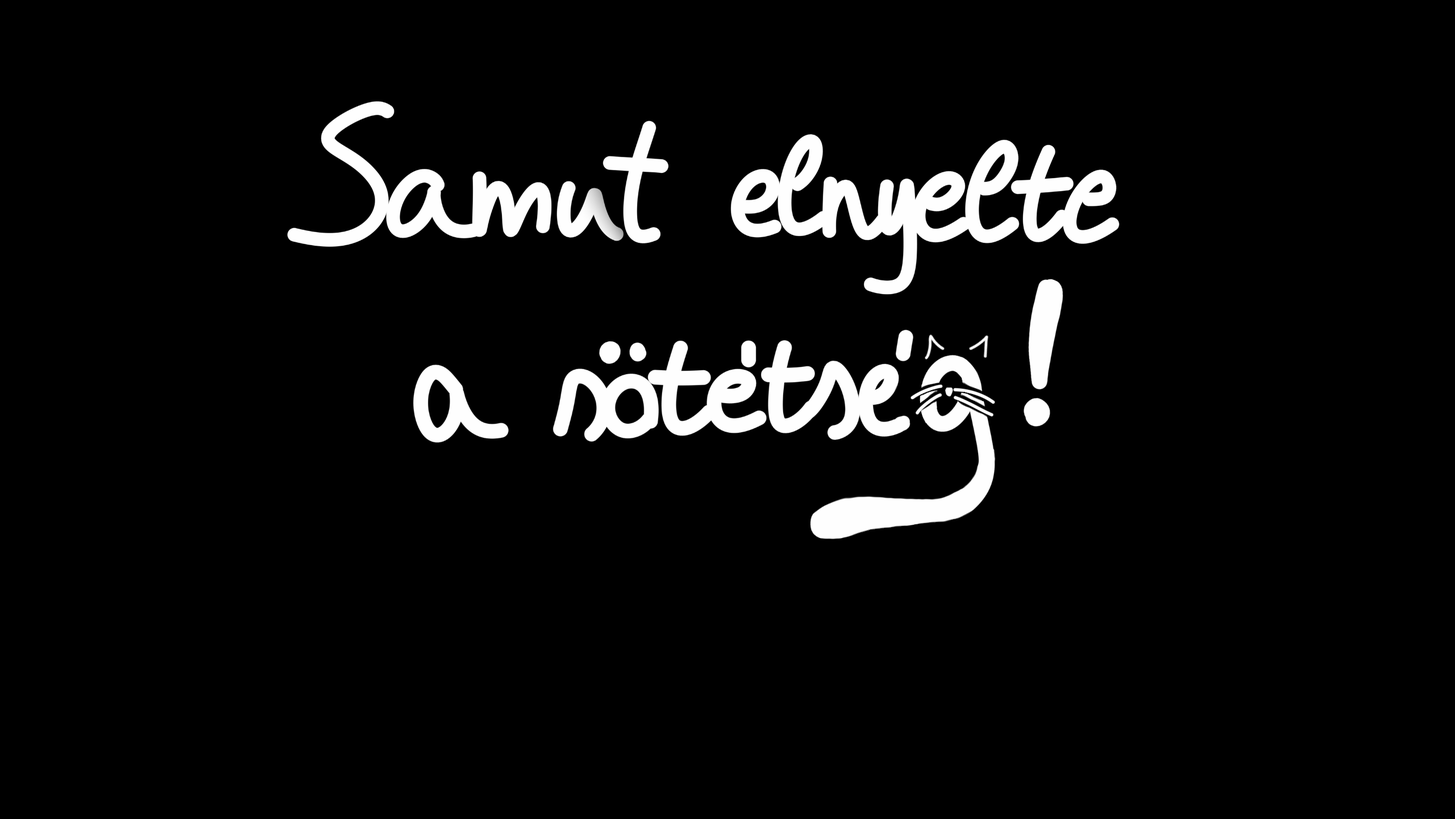
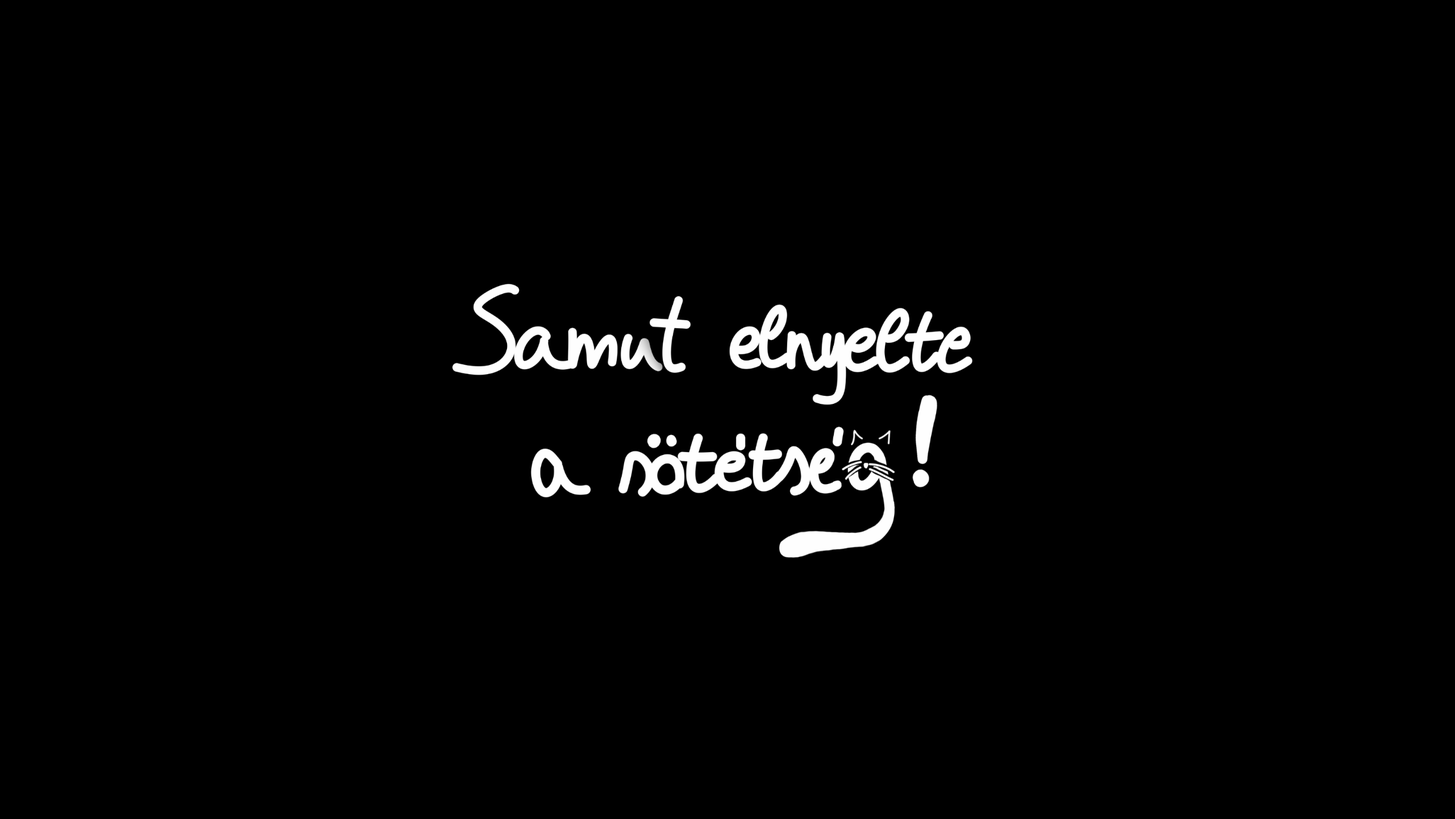
Comparing the layer stacks of the two 1455 x 819 images. Changes:
renamed "Pasted Layer" to "Pasted Layer copy", painted on it over (x1=287, y1=101, x2=1120, y2=558)
